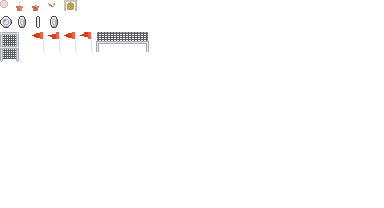
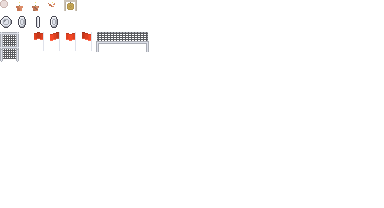
Layers edited between the first and the second 384 × 208 image:
added layer "Livello 5" above "Flag4" over left=36, top=32, right=91, bottom=41
painted on "Flag4" over left=80, top=32, right=91, bottom=39
painted on "Flag3" over left=64, top=32, right=75, bottom=41
painted on "Flag2" over left=48, top=32, right=59, bottom=41
removed layer "Flag" over left=32, top=32, right=43, bottom=40
added layer "Flag1" above "Coin4" over left=34, top=32, right=43, bottom=40
